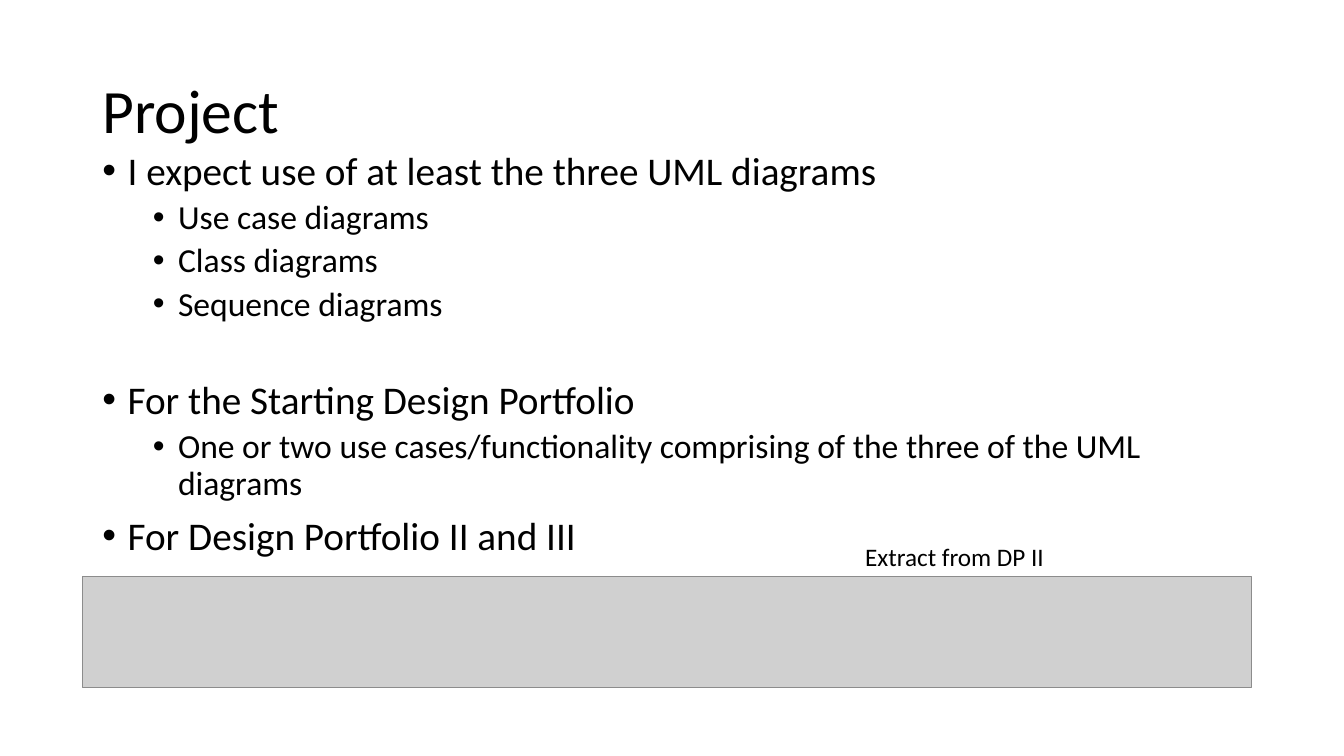
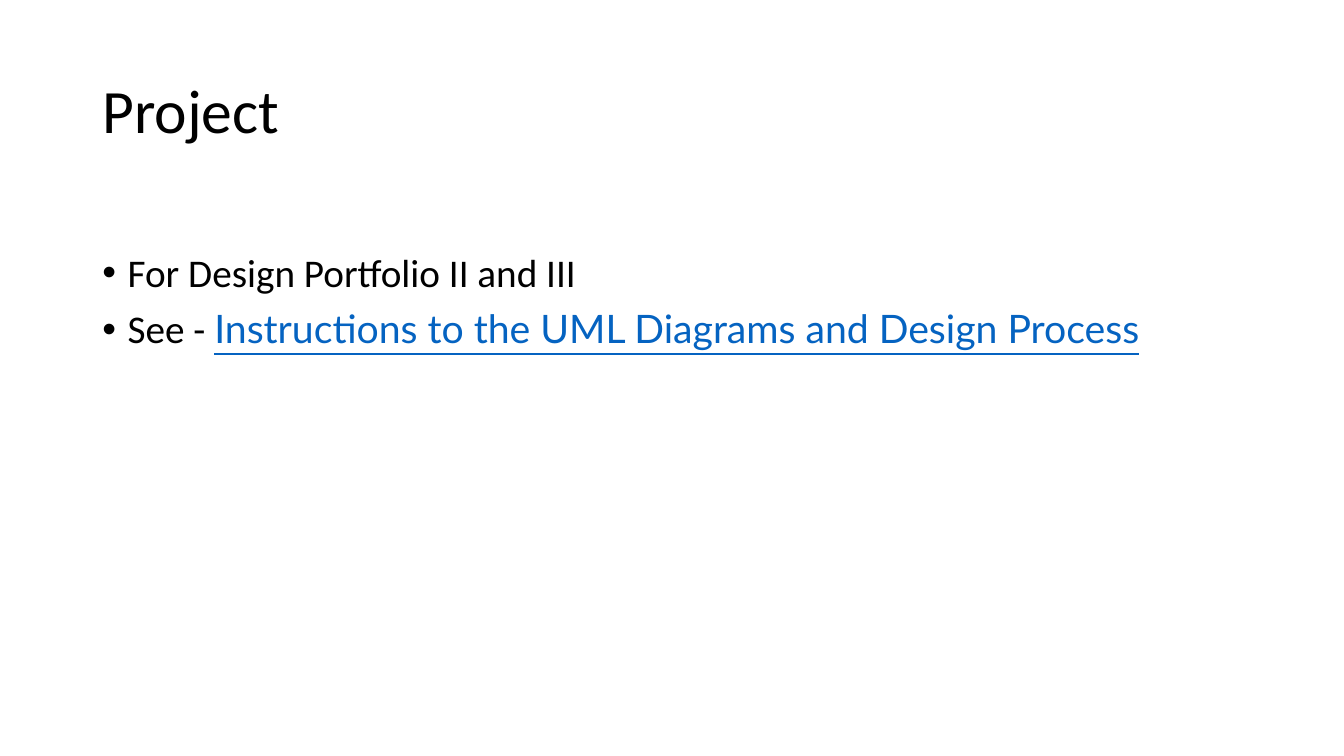
Before and after one commit to johnxu21/johnxu21.github.io, a slide deck: slide 29 of teaching/CS472/Timetable/OOD-V2.pptx. Drawn at 1344x756 pixels with LibreOffice and Linux fonts; fonts in the diff are those of the drawing; grey boxes stand for pictures. Boxes give left, top, right and bottom in pixels: in the first picture for what was removed or moved away, otherwise in the second. Text is boxed around its words. In the diff, an @@ line names an element or a change of style, - is before the commit and + after.

```diff
--- a/teaching/CS472/Timetable/OOD-V2.pptx
+++ b/teaching/CS472/Timetable/OOD-V2.pptx
@@ text at [128,157,1140,501]: paragraphs removed @@
-• I expect use of at least the three UML diagrams
-  • Use case diagrams
-  • Class diagrams
-  • Sequence diagrams
-• For the Starting Design Portfolio
-  • One or two use cases/functionality comprising of the three of the UML diagrams
@@ text "For Design Portfolio II and ...": place and size @@
-text "For Design Portfolio II and ..." at [128,157,1140,557]
+text "For Design Portfolio II and ..." at [128,259,1140,350]
@@ text at [128,314,1140,350]: paragraph added @@
+• See - Instructions to the UML Diagrams and Design Process
@@ text removed at [865,548,1044,567] @@
-Extract from DP II
@@ picture removed at [83,577,1252,687] @@
```
Also in this commit, not shown: 4 other slides changed, 1 other file.
